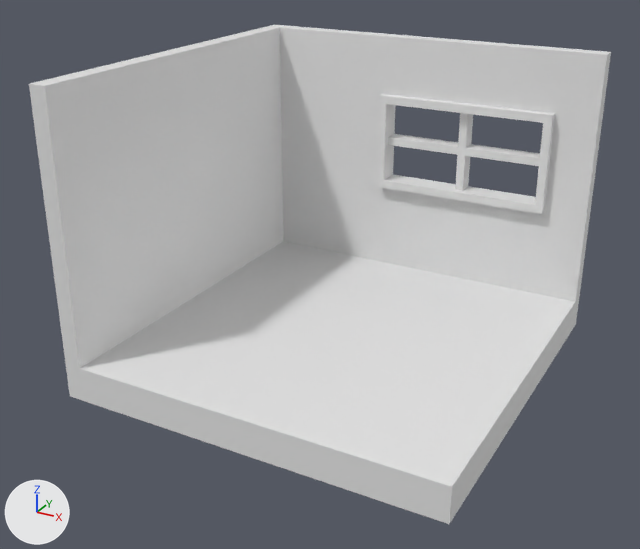
A saved change to the Blender file 3d/L2.blend.
One viewpoint serves both versions: a 50 mm camera at (21.1, -41.0, 24.5) aimed at (-0.6, -1.6, 4.9). Arrows for +X, +Y and +Z are at lower left; the lights stay in place. The picture after the commit comes second.

The older version as bpy lines, for what is in view:
```python
me_cube = bpy.data.meshes.new('Cube')
me_cube.from_pydata(...)  # 634 vertices, 640 faces; spans x -11.0..11.0, y -11.0..11.0, z -1.0..16.0
me_cube.materials.append(mat_material)  # white #e7e7e7
ob_cube = bpy.data.objects.new('Cube', me_cube)
ob_cube.location = (0.0, 0.0, 0.0)
```
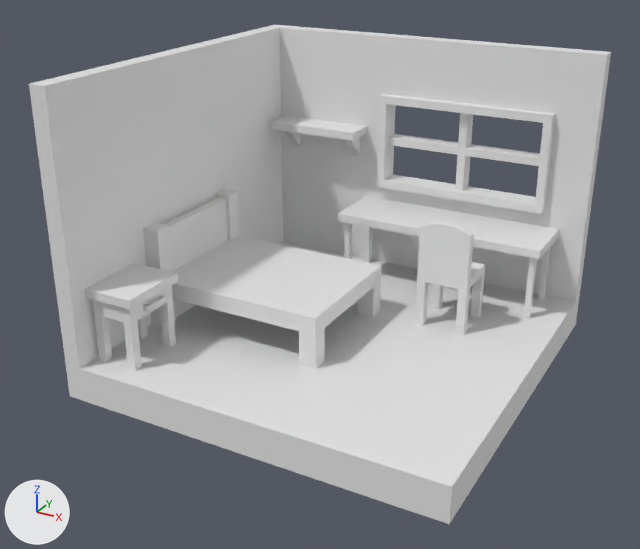
Edits to the bpy script that builds the scene:
```text
Add me_cube_005:
    me_cube_005.from_pydata(...)  # 86 vertices, 84 faces; spans x -1.5..1.5, y -1.5..1.5, z -3.0..3.44
Add me_cube_004:
    me_cube_004.from_pydata(...)  # 212 vertices, 212 faces; spans x -1.5..1.55, y -2.0..2.0, z -4.0..0.25
Add me_cube_003:
    me_cube_003.from_pydata(...)  # 52 vertices, 50 faces; spans x -3.0..3.0, y -1.0..1.0, z -1.75..0.25
Add me_cube_002:
    me_cube_002.from_pydata(...)  # 144 vertices, 142 faces; spans x -6.5..6.5, y -2.0..2.0, z -4.25..0.25
Add me_cube_001:
    me_cube_001.from_pydata(...)  # 76 vertices, 76 faces; spans x -5.5..5.5, y -4.0..4.0, z -2.5..3.5
Add ob_cube_005:
    ob_cube_005 = bpy.data.objects.new('Cube.005', me_cube_005)
    ob_cube_005.location = (5.0, 4.0, 4.0)
Add ob_cube_004:
    ob_cube_004 = bpy.data.objects.new('Cube.004', me_cube_004)
    ob_cube_004.location = (-8.5, -8.0, 5.0)
Add ob_cube_003:
    ob_cube_003 = bpy.data.objects.new('Cube.003', me_cube_003)
    ob_cube_003.location = (-6.5, 9.0, 10.0)
Add ob_cube_002:
    ob_cube_002 = bpy.data.objects.new('Cube.002', me_cube_002)
    ob_cube_002.location = (3.0, 8.0, 5.25)
Add ob_cube_001:
    ob_cube_001 = bpy.data.objects.new('Cube.001', me_cube_001)
    ob_cube_001.location = (-4.5, -1.0, 3.5)
```

What differs and where, as boxes (x1, y1, x2, y2) in the pictures (640 x 549 px):
'Cube.001', added: after (143, 189, 381, 369)
'Cube.002', added: after (338, 196, 559, 318)
'Cube.004', added: after (84, 263, 178, 371)
'Cube.005', added: after (415, 221, 485, 335)
'Cube.003', added: after (272, 115, 367, 155)
